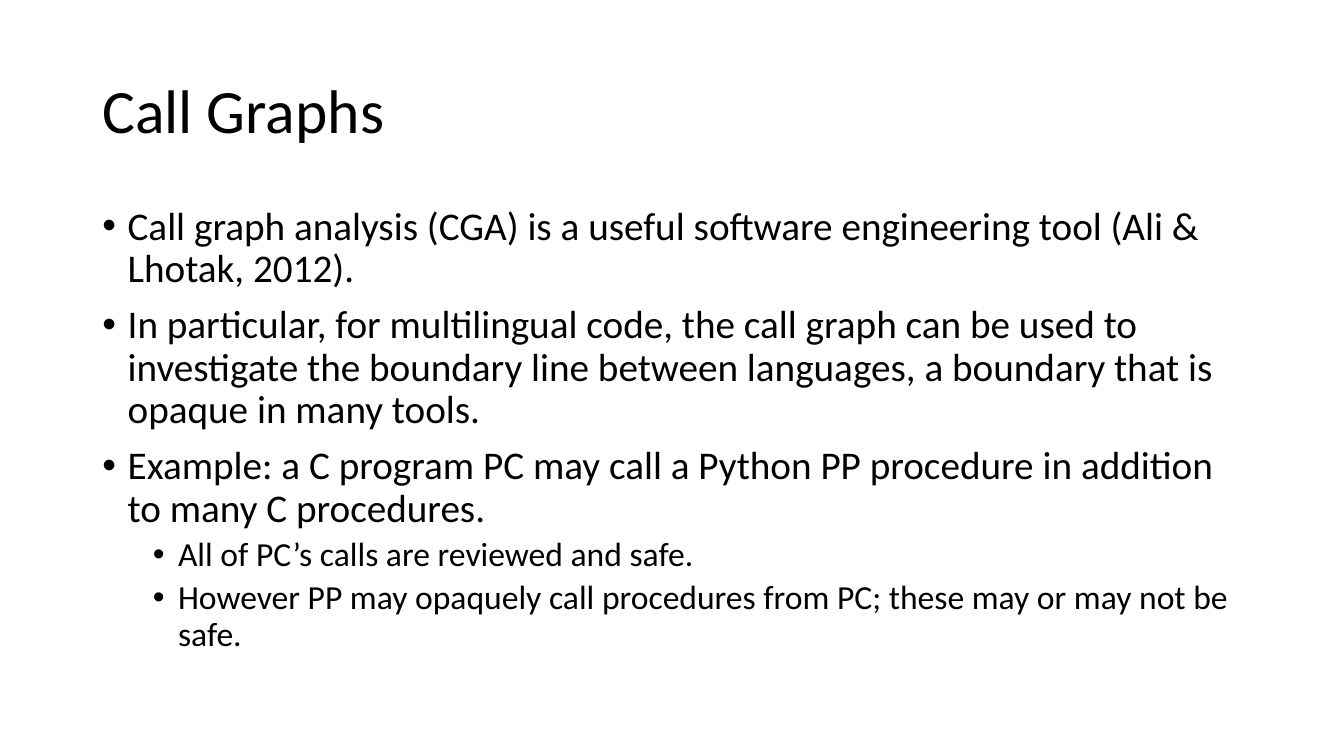
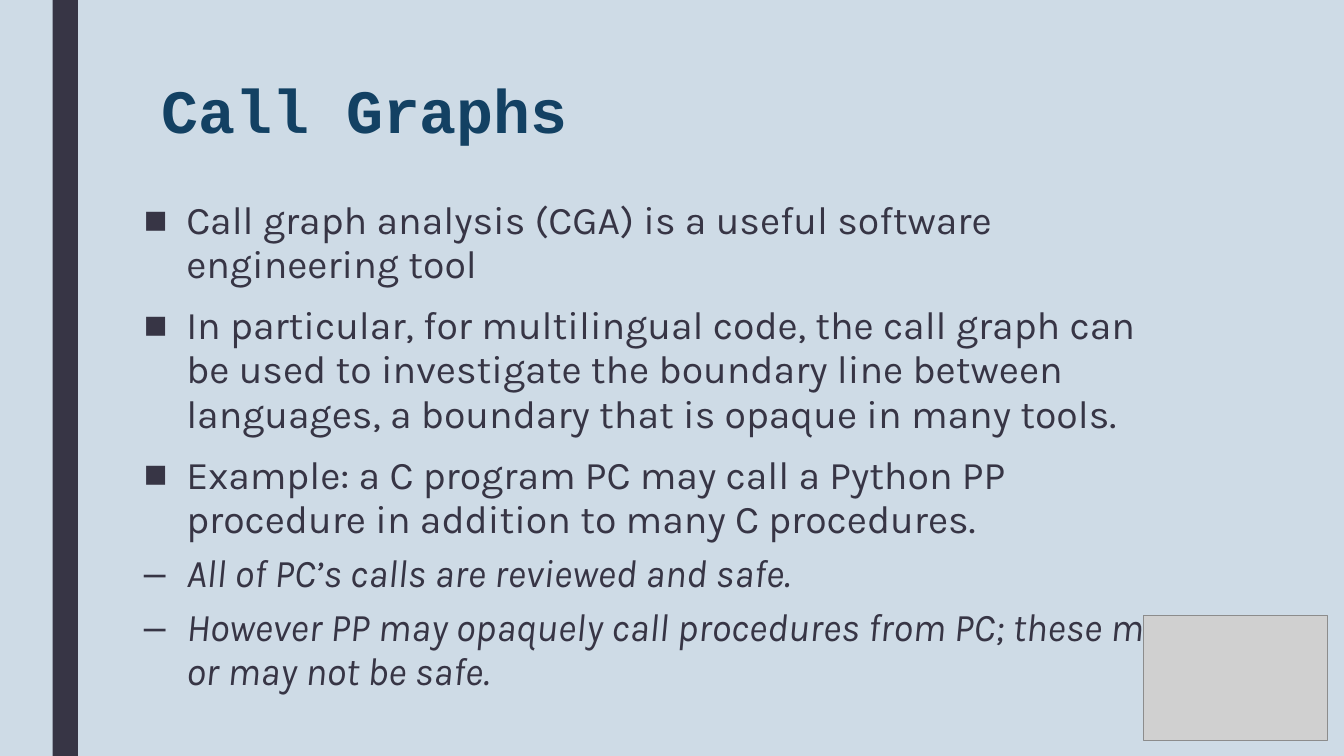
Before and after one commit to MultilingualStaticAnalysis/MLSA, a slide deck: slide 8 of Doc/LBB ICSoft2017 Slides v0.pptx. Drawn at 1344x756 pixels with LibreOffice and Linux fonts; fonts in the diff are those of the drawing; grey boxes stand for pictures. Boxes give left, top, right and bottom in pixels: in the first picture for what was removed or moved away, otherwise in the second. Text is boxed around its words. In the diff, an @@ line names an element or a change of style, - is before the commit and + after.

```diff
--- a/Doc/LBB ICSoft2017 Slides v0.pptx
+++ b/Doc/LBB ICSoft2017 Slides v0.pptx
@@ background #FFFFFF to #CEDBE6 @@
@@ rectangle added at [52, 0, 78, 756], fill #373545 @@
@@ title "Call Graphs": place and size @@
-title "Call Graphs" at [102, 90, 384, 143]
+title "Call Graphs" at [161, 89, 568, 146]
@@ title "Call Graphs" at [161, 89, 568, 146]: font Calibri to Courier New, text colour #000000 to #134163, bold on; line spacing 0.9 to 0.89; vertical alignment middle to top @@
@@ text "Call graph analysis (CGA) is ...": place and size @@
-text "Call graph analysis (CGA) is ..." at [128, 211, 1227, 647]
+text "Call graph analysis (CGA) is ..." at [186, 205, 1180, 695]
@@ text at [186, 205, 991, 288]: text changed; font Calibri to Karla; text colour #000000 to #373545 @@
-• Call graph analysis (CGA) is a useful software engineering tool (Ali & Lhotak, 2012).
+■ Call graph analysis (CGA) is a useful software engineering tool
@@ text at [186, 312, 1180, 695]: font Calibri to Karla, text colour #000000 to #373545 in "In particular, for multilingual code, the call ...", "Example: a C program PC may call ...", "All of PC’s calls are reviewed and ...", "However PP may opaquely call procedures from ..."; size 24 to 28 pt, italic on in "All of PC’s calls are reviewed and ...", "However PP may opaquely call procedures from ..."; bullet • to ■; line spacing 0.9 to 0.94; more space between paragraphs; bullet • to – @@
@@ picture added at [1144, 616, 1328, 741] @@
```
Also in this commit, not shown: 15 other slides changed, 6 other files.
